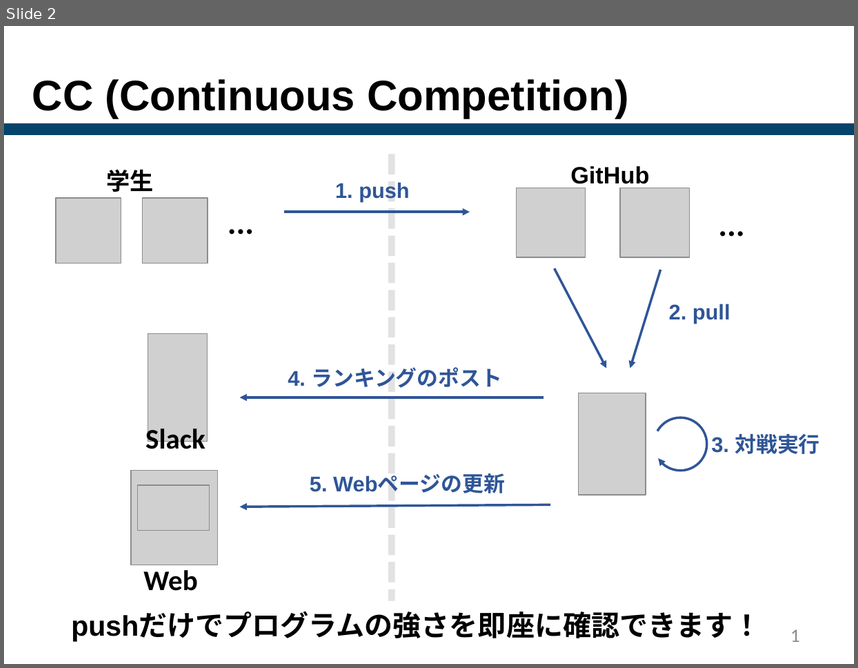
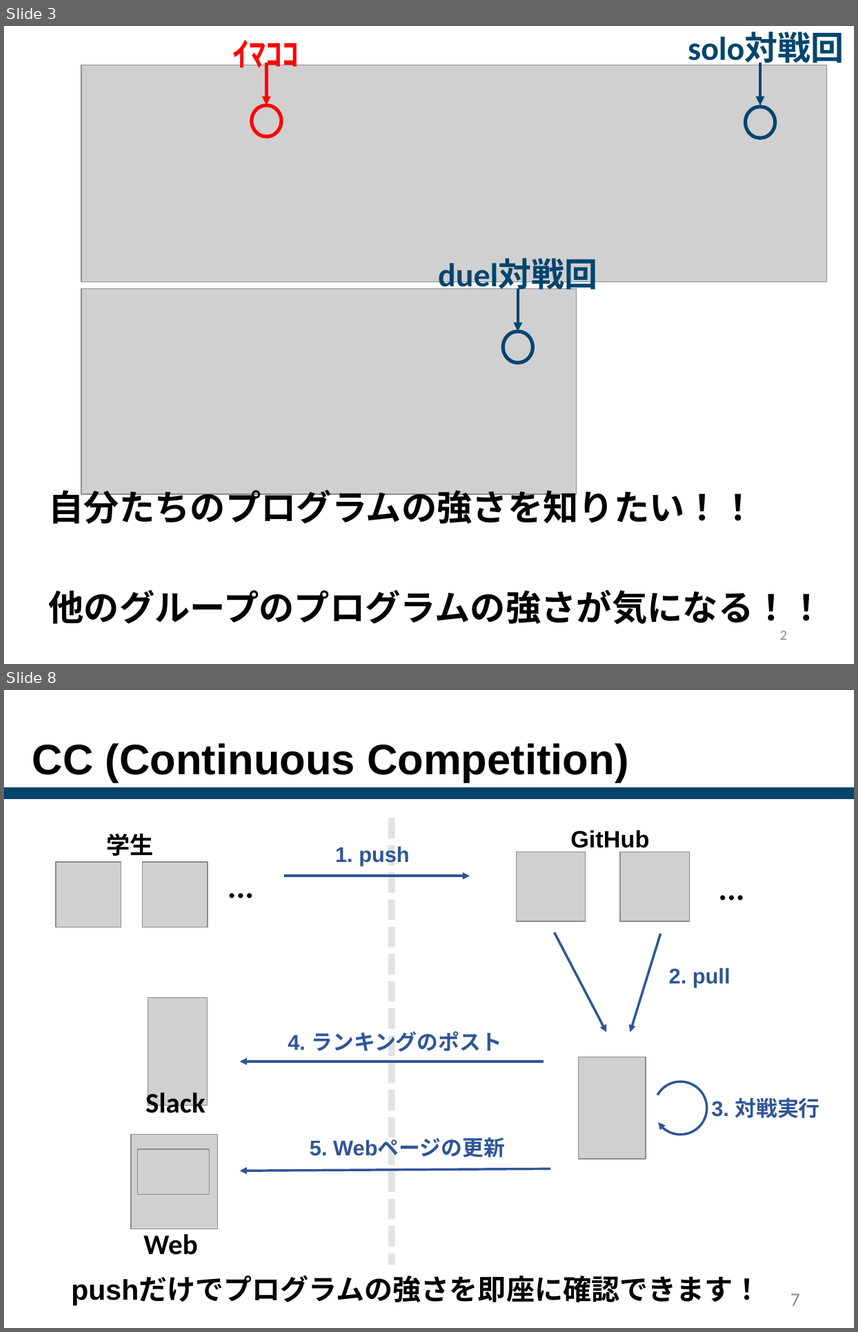
Before and after one commit to Yabushita111/share, a slide deck: y-yabust_pbl_20231006.pptx. Shown one above the other, each under a label of ours: slide 2 before the commit, slides 3 and 8 after it; the slides between them are not shown. The pictures are 858x668 and 858x1332 pixels, drawn with LibreOffice and Linux fonts; fonts in the diff are those of the drawing; grey boxes stand for pictures. Boxes give left, top, right and bottom in pixels: in the first picture for what was removed or moved away, otherwise in the second. Text is boxed around its words. In the diff, an @@ line names an element or a change of style, - is before the commit and + after.

```diff
--- a/y-yabust_pbl_20231006.pptx
+++ b/y-yabust_pbl_20231006.pptx
@@ slide 3 added at (4, 26, 854, 664), background #FFFFFF @@
@@ text added at (233, 40, 299, 74), 28 pt, text #FF0000, bold @@
+ｲﾏｺｺ
@@ text added at (688, 32, 844, 68), 28 pt, text #00456E, bold @@
+solo対戦回
@@ picture added at (81, 65, 827, 282) @@
@@ arrow added from (267, 63) to (267, 105), #FF0000 2.5 pt @@
@@ arrow added from (760, 63) to (760, 105), #00456E 2.5 pt @@
@@ ellipse added at (252, 105, 281, 136), outline #FF0000 3 pt @@
@@ ellipse added at (745, 107, 775, 138), outline #00456E 3 pt @@
@@ text added at (438, 258, 597, 294), 28 pt, text #00456E, bold @@
+duel対戦回
@@ picture added at (81, 289, 576, 495) @@
@@ arrow added from (518, 289) to (518, 331), #00456E 2.5 pt @@
@@ ellipse added at (503, 331, 533, 363), outline #00456E 3 pt @@
@@ text added at (49, 484, 824, 624), 30 pt, text #000000, bold @@
+自分たちのプログラムの強さを知りたい！！
+他のグループのプログラムの強さが気になる！！
@@ page number added at (780, 630, 787, 639), 12 pt, text #8C8C8C @@
+2
@@ what was slide 2 is now slide 8 @@
@@ page number at (791, 1293, 800, 1305): text changed @@
-1
+7
```
Also in this commit, not shown: 1 slide changed, 5 other slides added, 3 other files.
